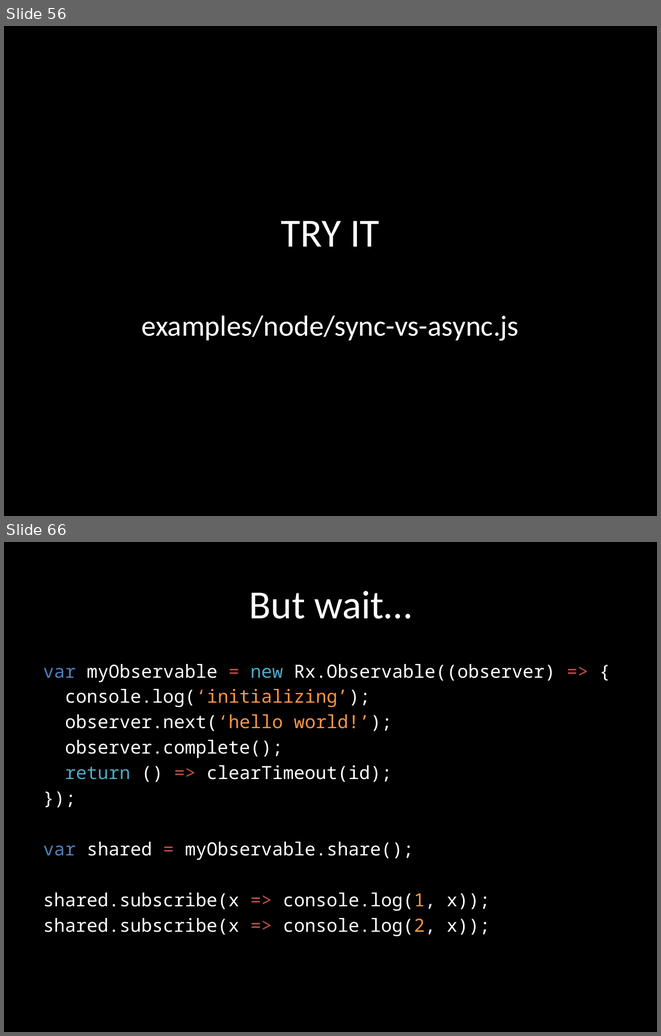
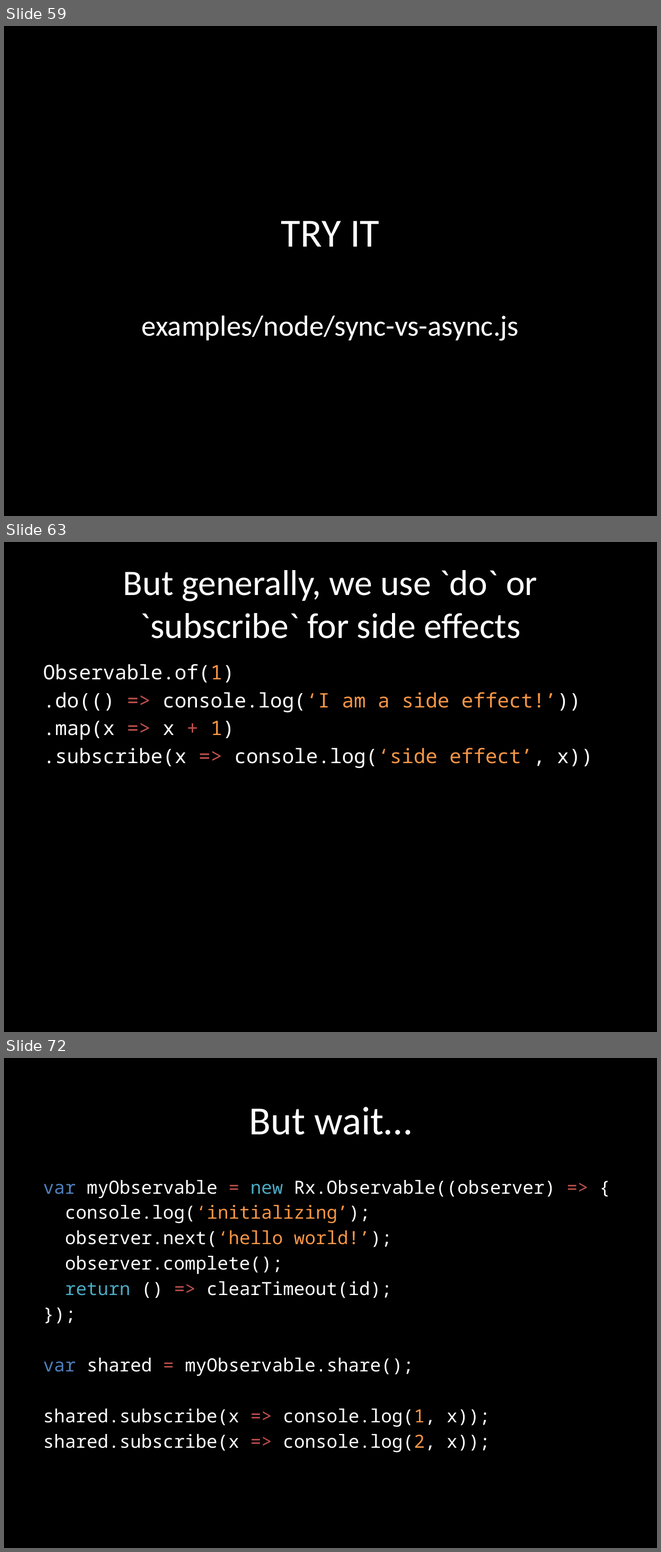
Before and after one commit to benlesh/rxjs-workshop-angular, a slide deck: rxjs-workshop.pptx. Shown one above the other, each under a label of ours: slides 56 and 66 before the commit, slides 59, 63 and 72 after it; the slides between them are not shown. The pictures are 661x1036 and 661x1552 pixels, drawn with LibreOffice and Linux fonts; fonts in the diff are those of the drawing. Boxes give left, top, right and bottom in pixels: in the first picture for what was removed or moved away, otherwise in the second. Text is boxed around its words. In the diff, an @@ line names an element or a change of style, - is before the commit and + after.

```diff
--- a/rxjs-workshop.pptx
+++ b/rxjs-workshop.pptx
@@ slide 63 added at (4, 542, 657, 1032), background #000000 @@
@@ title added at (123, 570, 537, 638), 39.6 pt, text #FFFFFF @@
+But generally, we use `do` or `subscribe` for side effects
@@ text added at (43, 664, 593, 768), 22 pt, text #FFFFFF @@
+Observable.of(1)
+.do(() => console.log(‘I am a side effect!’))
+.map(x => x + 1)
+.subscribe(x => console.log(‘side effect’, x))
@@ what was slide 56 is now slide 59 @@
@@ what was slide 66 is now slide 72 @@
```
Also in this commit, not shown: 3 slides changed, 8 other slides added, 3 slides removed, 5 other files.
